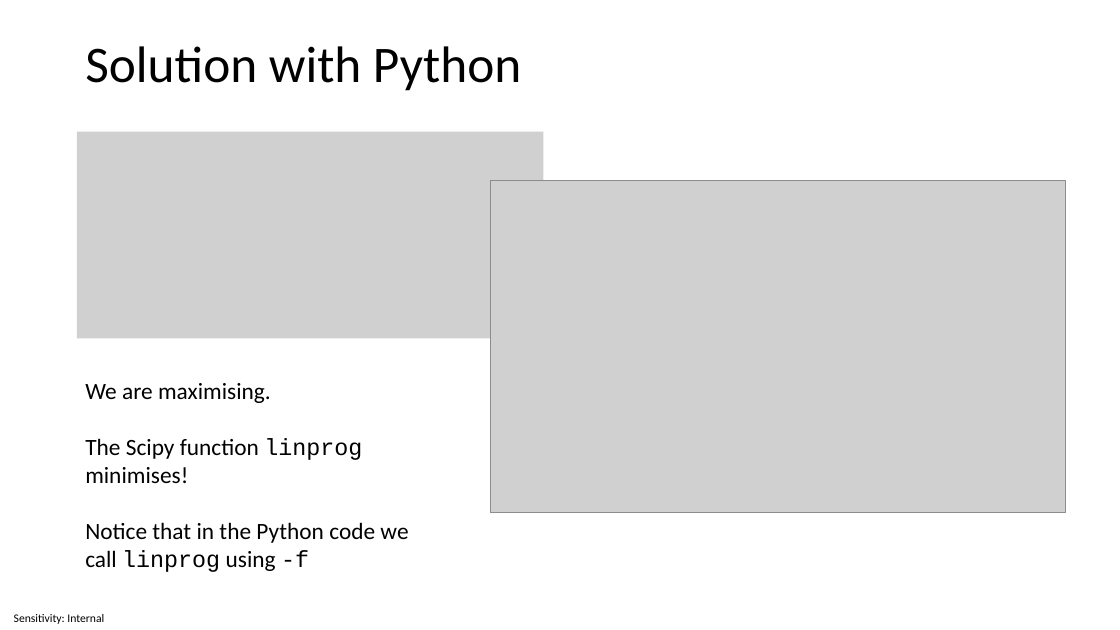
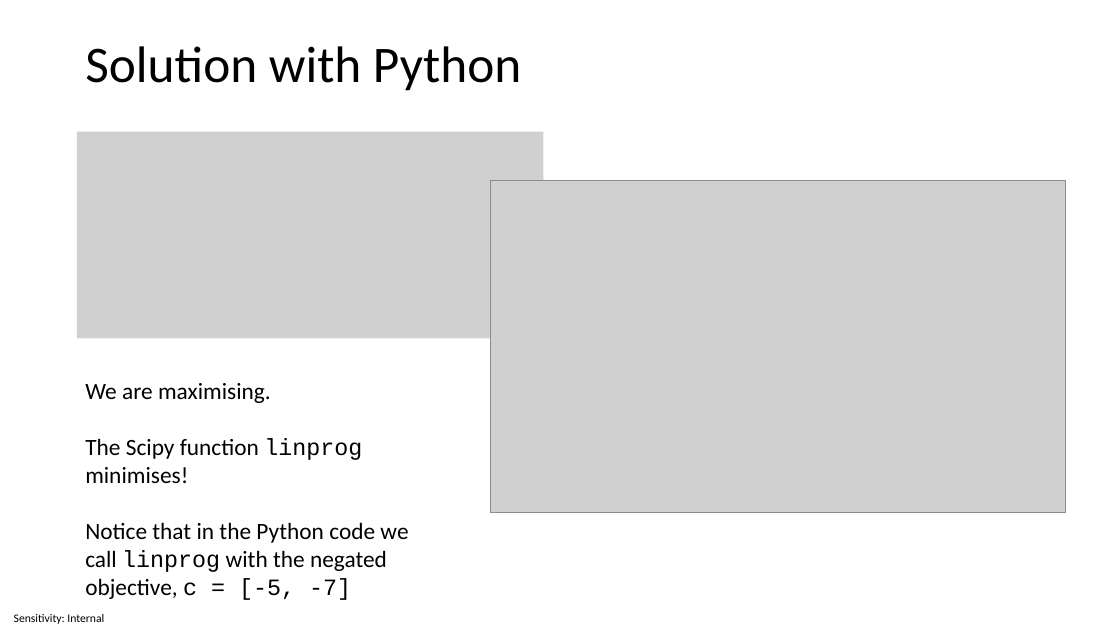
Before and after one commit to invariantum/operational_research, a slide deck: slide 6 of content/Lectures/Semester 1/Week 03 - Linear Programming 2/5 Source Files/Week 3 - Linear Programming 2.pptx. Drawn at 1120x630 pixels with LibreOffice and Linux fonts; fonts in the diff are those of the drawing; grey boxes stand for pictures. Boxes give left, top, right and bottom in pixels: in the first picture for what was removed or moved away, otherwise in the second. Text is boxed around its words. In the diff, an @@ line names an element or a change of style, - is before the commit and + after.

```diff
--- a/content/Lectures/Semester 1/Week 03 - Linear Programming 2/5 Source Files/Week 3 - Linear Programming 2.pptx
+++ b/content/Lectures/Semester 1/Week 03 - Linear Programming 2/5 Source Files/Week 3 - Linear Programming 2.pptx
@@ text at <box>85,522,408,600</box>: text changed @@
-Notice that in the Python code we call linprog using -f
+Notice that in the Python code we call linprog with the negated objective, c = [-5, -7]
```
Also in this commit, not shown: 2 other slides changed, 12 other files.
